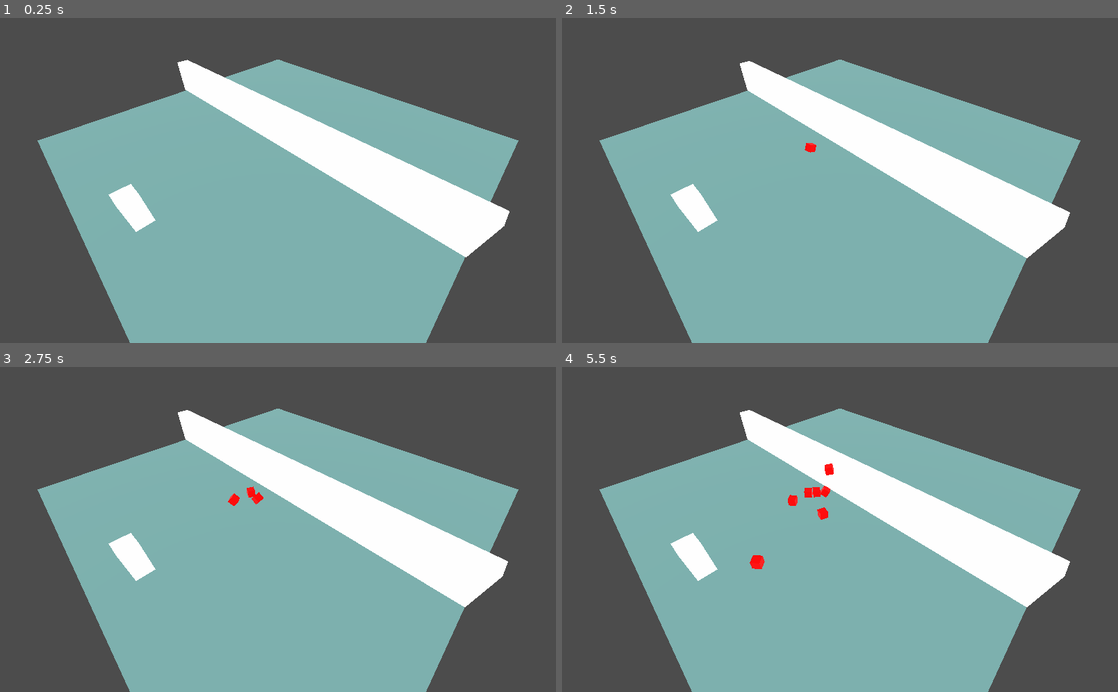
Above: before the commit, frames 1-4 (two rows, left to right).
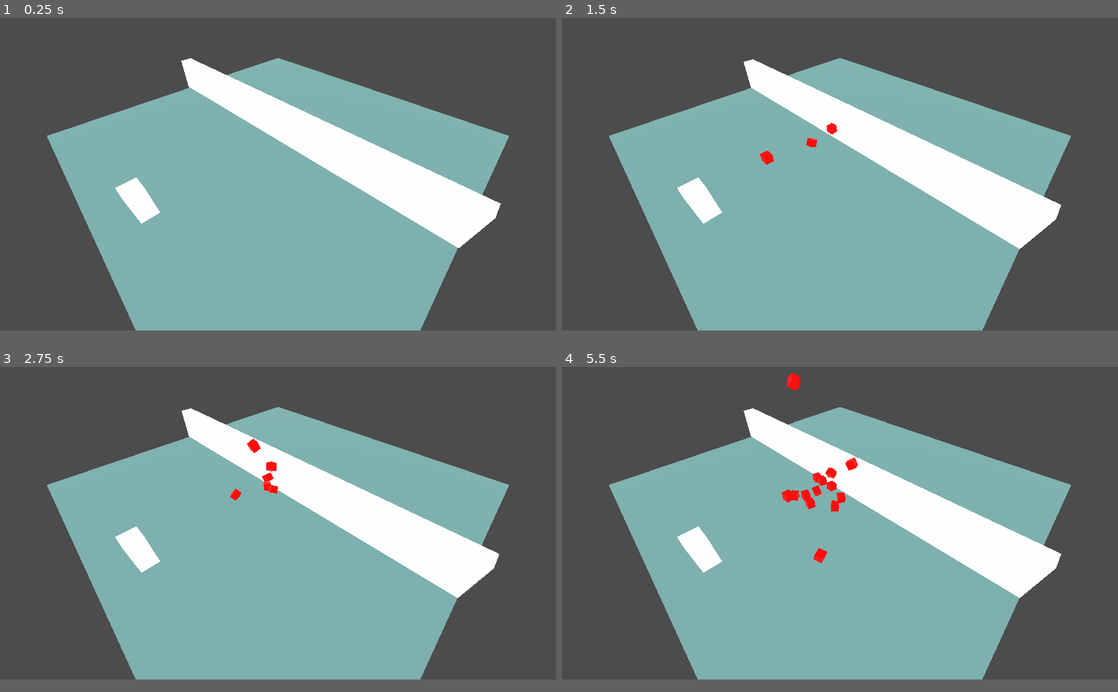
Above: after the commit, the same moments.

Repository: duckinator/godot-bullet-issue-testcase
Game: Godot game, scene res://Main_Scene.tscn
The game is run twice, just before and just after one commit, with the same random seed, the same clock (stepped at 60 frames per second) and the same inputs.
Inputs (mouse positions are in pixels of both pictures, inside the frame that each line leads up to):
- Up to frame 1 (0.25 s): no input
- Up to frame 2 (1.5 s): move the mouse to (962, 164) at 0.52 s; click (962, 164) at 0.6 s; right-click (962, 164) at 0.8 s; move the mouse to (728, 196) at 1.27 s; right-click (728, 196) at 1.35 s
- Up to frame 3 (2.75 s): click (166, 545) at 1.55 s; move the mouse to (333, 458) at 2.02 s; click (333, 458) at 2.1 s; right-click (333, 458) at 2.3 s
- Up to frame 4 (5.5 s): move the mouse to (812, 594) at 2.77 s; right-click (812, 594) at 2.85 s; click (812, 594) at 3.05 s; move the mouse to (1006, 578) at 3.52 s; click (1006, 578) at 3.6 s; right-click (1006, 578) at 3.8 s; move the mouse to (673, 480) at 4.27 s; right-click (673, 480) at 4.35 s; click (673, 480) at 4.55 s; move the mouse to (867, 529) at 5.02 s; click (867, 529) at 5.1 s; right-click (867, 529) at 5.3 s
In our replay, the window is 800x468 before the commit and 800x450 after it. These sizes can differ from the game's own. Grey fills any space a smaller window leaves; there, only what the larger window draws over its background counts as a difference.

The runs differ from the first frame. In frame 1, 6.5% of the frame differs, in the area x 0-100%, y 12-100%; in frame 2, 6.6%; in frame 3, 6.8%; in frame 4, 7.3%, in the area x 0-100%, y 1-100%.

Commit message:
tweak slightly

Diff:
--- a/Player.gd
+++ b/Player.gd
@@ -13,7 +13,12 @@
 		call_deferred("queue_free")
 
 	if Input.is_action_just_pressed("fire"):
-		var bullet = BULLET_SCENE.instance()
-		bullet.global_translate(Vector3(2, 1, 0)) # TODO: Calculate this?
-		add_child(bullet)
-		bullet.fire(Vector3(100, 0, 0))
+		fire_bullet(Vector3(100, 0, 0))
+	elif Input.is_action_just_pressed("fire-alt"):
+		fire_bullet(Vector3(60, 0, 0))
+
+func fire_bullet(impulse):
+	var bullet = BULLET_SCENE.instance()
+	bullet.global_translate(Vector3(2, 1, 0)) # TODO: Calculate this?
+	add_child(bullet)
+	bullet.fire(impulse)
--- a/project.godot
+++ b/project.godot
@@ -14,9 +14,16 @@
 run/main_scene="res://Main_Scene.tscn"
 config/icon="res://icon.png"
 
+[display]
+
+window/size/width=1280
+window/size/height=720
+
 [input]
 
 fire=[ Object(InputEventMouseButton,"resource_local_to_scene":false,"resource_name":"","device":0,"alt":false,"shift":f …(207 unchanged characters)…
+ ]
+fire-alt=[ Object(InputEventMouseButton,"resource_local_to_scene":false,"resource_name":"","device":0,"alt":false,"shift":false,"control":false,"meta":false,"command":false,"button_mask":0,"position":Vector2( 0, 0 ),"global_position":Vector2( 0, 0 ),"factor":1.0,"button_index":2,"pressed":false,"doubleclick":false,"script":null)
  ]
 
 [rendering]
